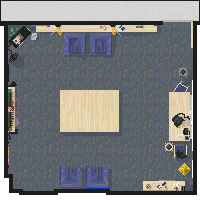
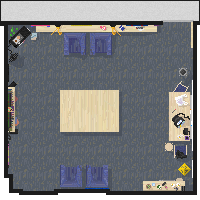
Layered file, before and after one edit (200px x 200px). Changes by layer:
painted on "objects" over (x1=71, y1=25, x2=190, y2=181)
